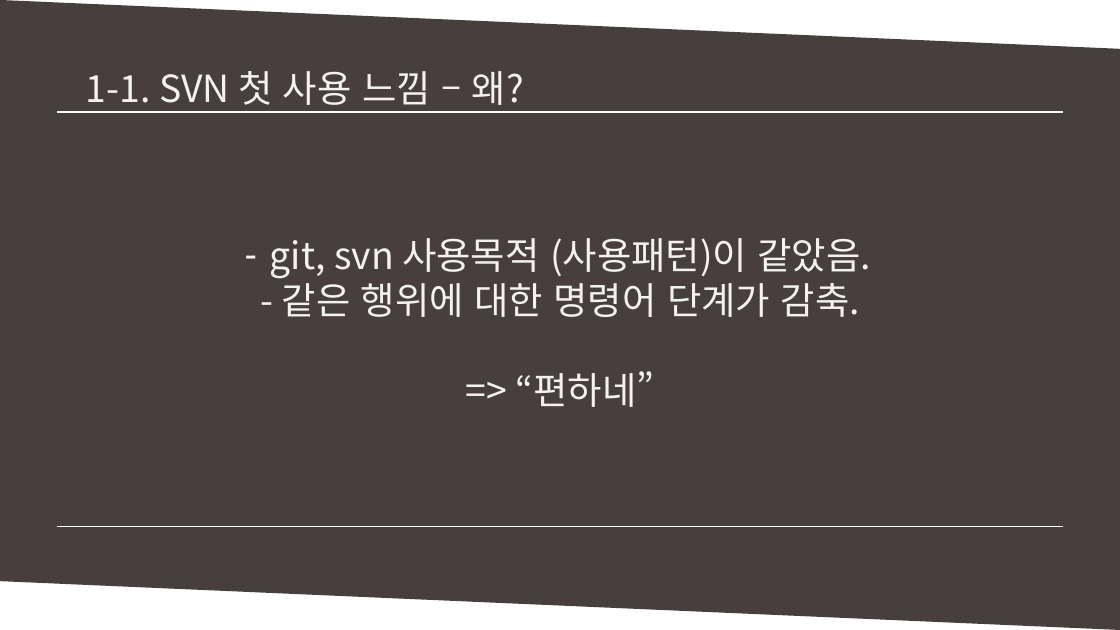
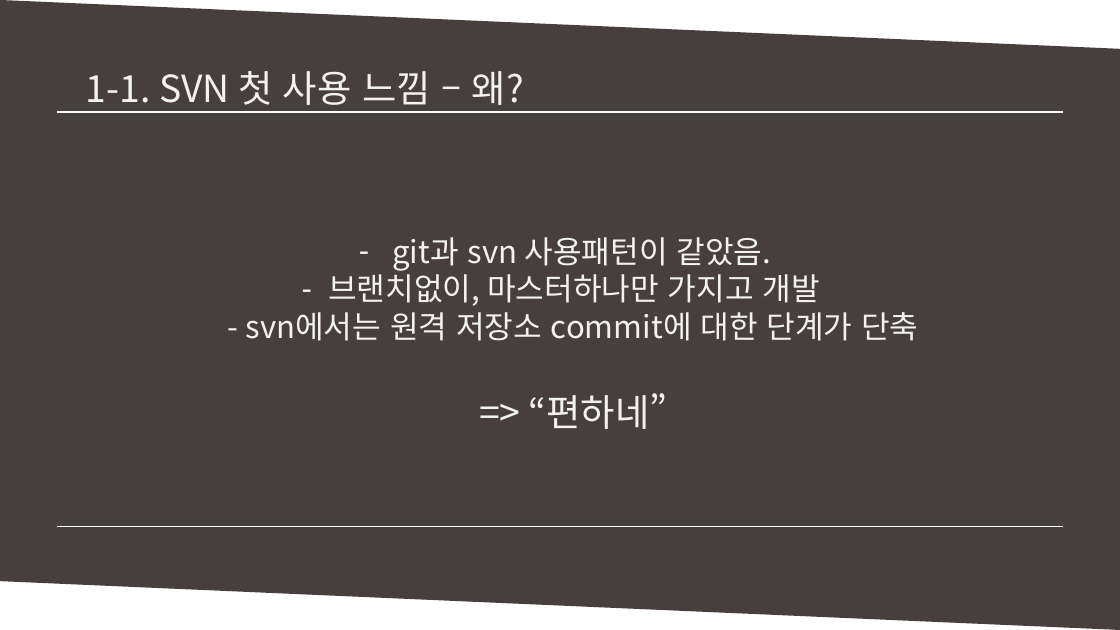
Before and after one commit to MinSikMoon/pptgit, a slide deck: slide 5 of git발표.pptx. Drawn at 1120x630 pixels with LibreOffice and Linux fonts; fonts in the diff are those of the drawing. Boxes give left, top, right and bottom in pixels: in the first picture for what was removed or moved away, otherwise in the second. Text is boxed around its words. In the diff, an @@ line names an element or a change of style, - is before the commit and + after.

```diff
--- a/git발표.pptx
+++ b/git발표.pptx
@@ text at [245, 237, 918, 429]: text changed; size 24 to 20 pt @@
-– git, svn 사용목적 (사용패턴)이 같았음.
-  - 같은 행위에 대한 명령어 단계가 감축.
-  => “편하네”
+– git과 svn 사용패턴이 같았음.
+– 브랜치없이, 마스터하나만 가지고 개발
+  - svn에서는 원격 저장소 commit에 대한 단계가 단축
+  => “편하네”
```
Also in this commit, not shown: 4 other slides changed, 4 slides added.
